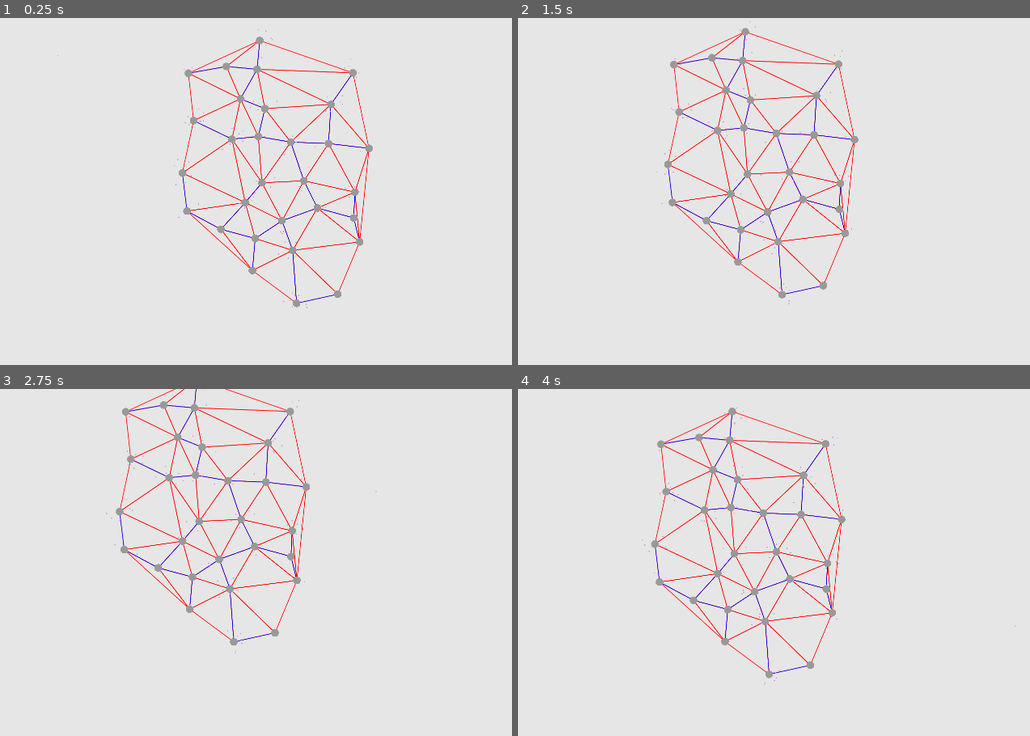
Above: before the commit, frames 1-4 (two rows, left to right).
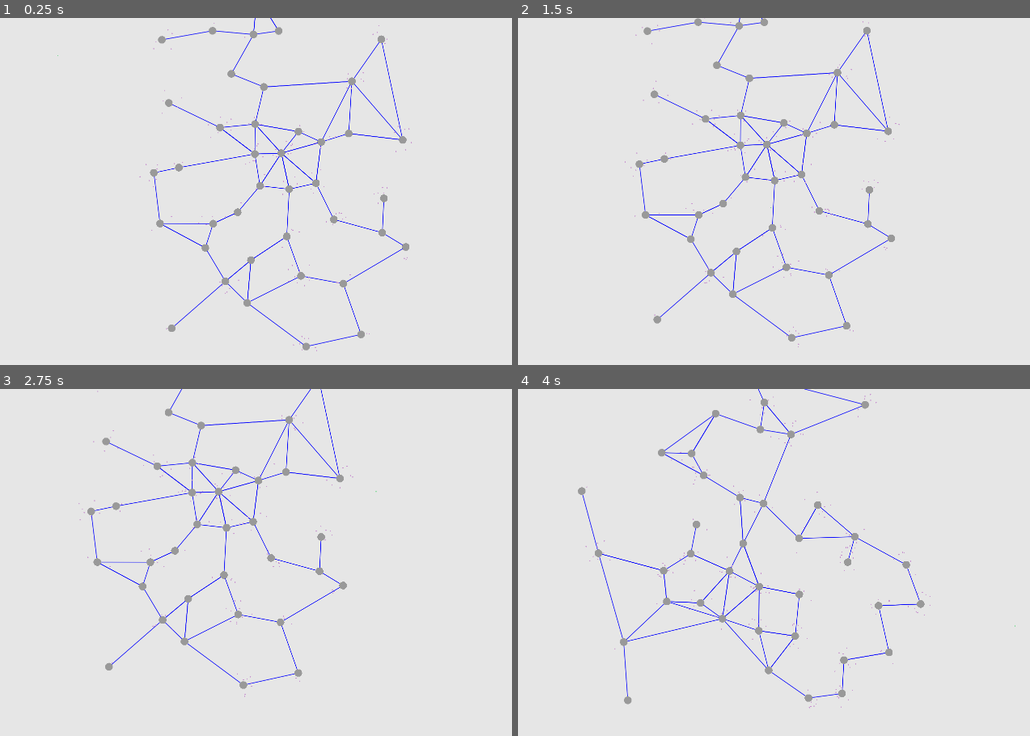
Above: after the commit, the same moments.

Repository: JRileyH/blips
Game: Godot game, scene res://Game.tscn
Same seed, same stepped clock (60 frames per second), same inputs: the game is played once before the commit and once after it.
Inputs (mouse positions are in pixels of both pictures, inside the frame that each line leads up to):
- Up to frame 1 (0.25 s): no input
- Up to frame 2 (1.5 s): tap Enter at 0.5 s; move the mouse to (973, 181) at 0.52 s; hold D (move_right) 0.53-1.28 s; move the mouse to (702, 219) at 1.27 s; hold S (move_down) from 1.28 s (still down)
- Up to frame 3 (2.75 s): move the mouse to (378, 489) at 2.02 s; release S (move_down) at 2.03 s; hold D (move_right) from 2.03 s (still down)
- Up to frame 4 (4 s): move the mouse to (799, 642) at 2.77 s; release D (move_right) at 2.78 s; hold W (move_up) 2.78-3.53 s; move the mouse to (1024, 624) at 3.52 s; hold A (move_left) from 3.53 s (still down)

The runs differ from the first frame. In frame 1, 5.0% of the frame differs, in the area x 27-81%, y 0-97%; in frame 2, 5.1%; in frame 3, 4.9%; in frame 4, 5.2%, in the area x 11-81%, y 0-93%.

Commit message:
random extra gen

Diff:
--- a/Map.gd
+++ b/Map.gd
@@ -1,9 +1,10 @@
 extends Node2D
 
 const BLIP_VELOCITY: float = 100.0
-const MAP_SIZE: int = 3000
+const MAP_SIZE: int = 4000
 const BLOID_DENSITY: float = 0.01
 const MAX_BLIPS: int = 10
+const CONNECTIVITY: float = 0.25
 
 var Bloid = preload("res://Bloid.tscn")
 var Blip = preload("res://Blip.tscn")
@@ -18,8 +19,6 @@
 	return false
 
 func _get_random_point(radius: float, origin: Vector2, retry: int = 0) -> Vector2:
-	if retry > 10:
-		return Vector2.ZERO
 	randomize()
 	var angle = rand_range(0, PI*2)
 	var distance = rand_range(-radius, radius)
@@ -27,7 +26,9 @@
 		cos(angle) * distance,
 		sin(angle) * distance
 	) + origin
-	while _bloid_too_close(point) and point != Vector2.ZERO:
+	if retry > 10:
+		return point
+	if _bloid_too_close(point):
 		point = _get_random_point(radius, origin, retry + 1)
 	return point
 
@@ -67,18 +68,86 @@
 
 	return create_bloid(random_position, blip_data)
 
-var triangles: Array
-var lines: Array
-func _ready():
+var connections: Array = []
+
+func build():
+	# RESET WORLD
+	for blip in blips:
+		blip.queue_free()
+	blips = []
+	for bloid in bloids:
+		bloid.queue_free()
+	bloids = []
+	connections = []
+
+	# PLACE BLOIDS
 	var bloid_points: PoolVector2Array = []
 	for i in round(MAP_SIZE * BLOID_DENSITY):
 		bloid_points.append(create_random_bloid().global_position)
-	var super_triangle: Geom.Triangle = BowyerWatson.min_inscribed_triangle(MAP_SIZE, Vector2.ZERO)
-	triangles = BowyerWatson.triangulate(super_triangle, bloid_points)
-	lines = MinimalSpanningTree.find(bloid_points)
+
+	# GENERATE DEULANCY TRIANGULATION
+	var super_triangle = BowyerWatson.min_inscribed_triangle(MAP_SIZE, Vector2.ZERO)
+	var triangulation = BowyerWatson.triangulate_lines(super_triangle, bloid_points)
+
+	# GENERATE MINIMAL SPANNING TREE
+	var minimal_span = MinimalSpanningTree.find(bloid_points)
+
+	# GENERATE EXTRA CONNECTIONS
+	var EXTRA_SIZE: int = floor((triangulation.size() - minimal_span.size()) * CONNECTIVITY)
+
+	# FIRST HALF IS THE LOWEST SPANNING CONNECTIONS
+	var lowest_extras = []
+	var largest_extra: Geom.Line = triangulation[0]
+	for line in triangulation:
+		var already_used: bool = false
+		for l in minimal_span:
+			if l.equals(line):
+				already_used = true
+				continue
+		if already_used:
+			continue
+		if lowest_extras.size() < floor(EXTRA_SIZE / 2):
+			lowest_extras.append(line)
+			if line.length() > largest_extra.length():
+				largest_extra = line
+		else:
+			if line.length() < largest_extra.length():
+				lowest_extras.erase(largest_extra)
+				lowest_extras.append(line)
+				largest_extra = lowest_extras[0]
+				for l in lowest_extras:
+					if l.length() > largest_extra.length():
+						largest_extra = l
+
+	# SECOND HALF IS RANDOMLY SELECTED
+	var random_extras = []
+	while random_extras.size() < floor(EXTRA_SIZE / 2):
+		randomize()
+		var connection = triangulation[randi() % triangulation.size()]
+		for line in minimal_span:
+			if line.equals(connection):
+				triangulation.erase(connection)
+				continue
+		for line in lowest_extras:
+			if line.equals(connection):
+				triangulation.erase(connection)
+				continue
+		random_extras.append(connection)
+
+	connections = minimal_span + lowest_extras + random_extras
+	update()
+
+func _ready():
+	build()
+
+var timer: float = 0.0
+func _process(delta):
+	timer += delta
+	if timer > 3:
+		timer = 0.0
+		build()
+
 
 func _draw():
-	for t in triangles:
-		t.draw(self)
-	for l in lines:
-		l.draw(self)
+	for c in connections:
+		c.draw(self)
--- a/Utility/BowyerWatson.gd
+++ b/Utility/BowyerWatson.gd
@@ -10,6 +10,12 @@
 	var c = Vector2(origin.x + (edge/2), origin.y - radius)
 
 	return Geom.Triangle.new(a, b, c)
+
+static func triangulate_lines(super: Geom.Triangle, points: PoolVector2Array) -> Array:
+	var lines: Array = []
+	for triangle in triangulate(super, points):
+		lines += triangle.edges()
+	return lines
 
 static func triangulate(super: Geom.Triangle, points: PoolVector2Array) -> Array:
 	var triangles: Array = [super]
